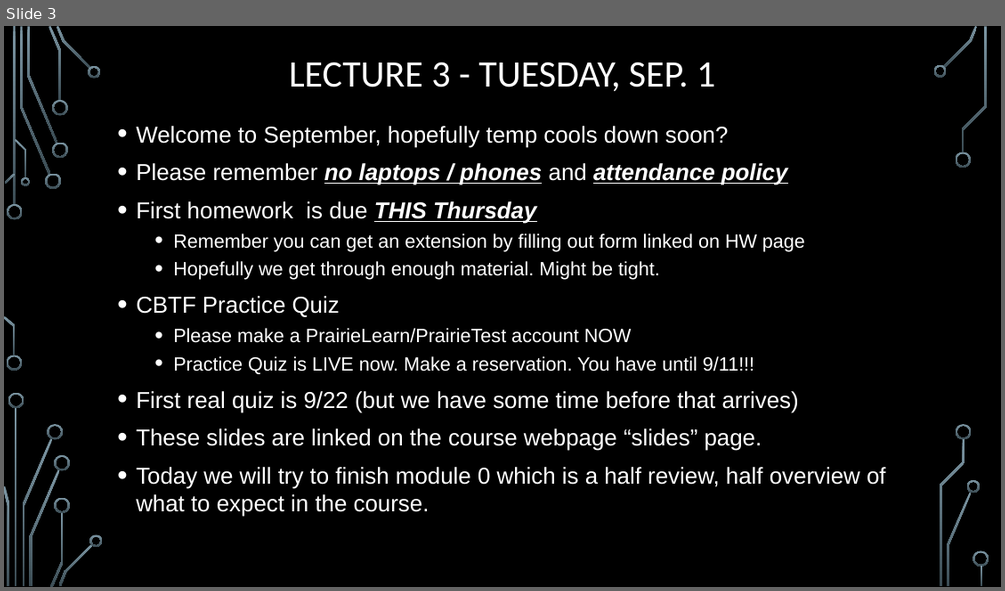
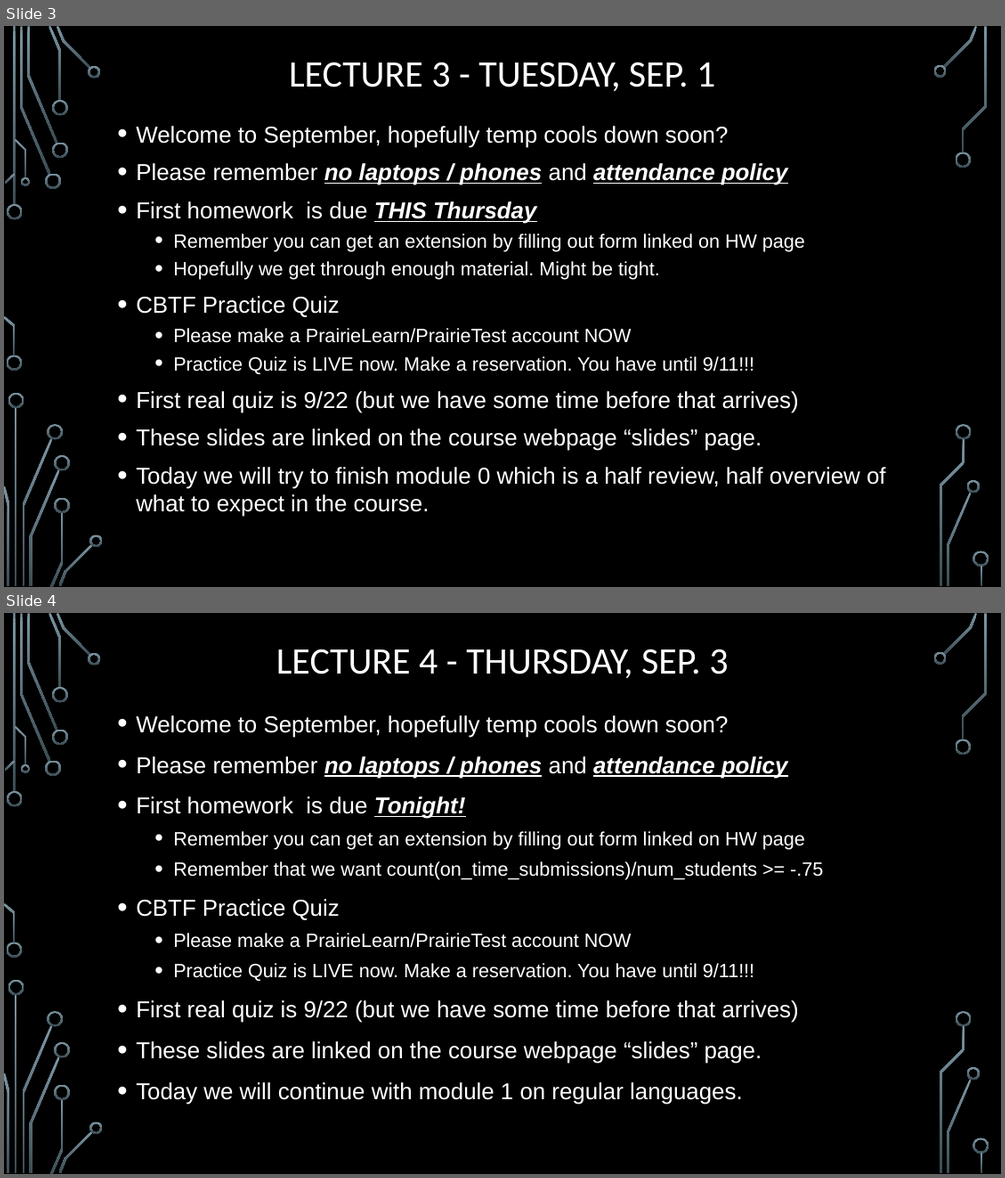
Before and after one commit to markfloryan/dmt2, a slide deck: slides/00-DailyAnnouncements.pptx. Shown one above the other, each under a label of ours: slide 3 before the commit, slides 3 and 4 after it. The pictures are 1005x591 and 1005x1178 pixels, drawn with LibreOffice and Linux fonts; fonts in the diff are those of the drawing; background and template pictures are left out. Boxes give left, top, right and bottom in pixels: in the first picture for what was removed or moved away, otherwise in the second. Text is boxed around its words. In the diff, an @@ line names an element or a change of style, - is before the commit and + after.

```diff
--- a/slides/00-DailyAnnouncements.pptx
+++ b/slides/00-DailyAnnouncements.pptx
@@ slide 4 added at (4,613,1001,1174), background picture (left out); not listed: 36 template elements that a slide beside it also shows @@
@@ title added at (276,649,728,678), 36 pt, text #FFFFFF @@
+LECTURE 4 - THURSDAY, SEP. 3
@@ text added at (136,715,823,1104), 22.2 pt, text #FFFFFF @@
+• Welcome to September, hopefully temp cools down soon?
+• Please remember no laptops / phones and attendance policy
+• First homework is due Tonight!
+  • Remember you can get an extension by filling out form linked on HW page
+  • Remember that we want count(on_time_submissions)/num_students >= -.75
+• CBTF Practice Quiz
+  • Please make a PrairieLearn/PrairieTest account NOW
+  • Practice Quiz is LIVE now. Make a reservation. You have until 9/11!!!
+• First real quiz is 9/22 (but we have some time before that arrives)
+• These slides are linked on the course webpage “slides” page.
+• Today we will continue with module 1 on regular languages.
```
Also in this commit, not shown: 1 slide changed, 1 other file.
